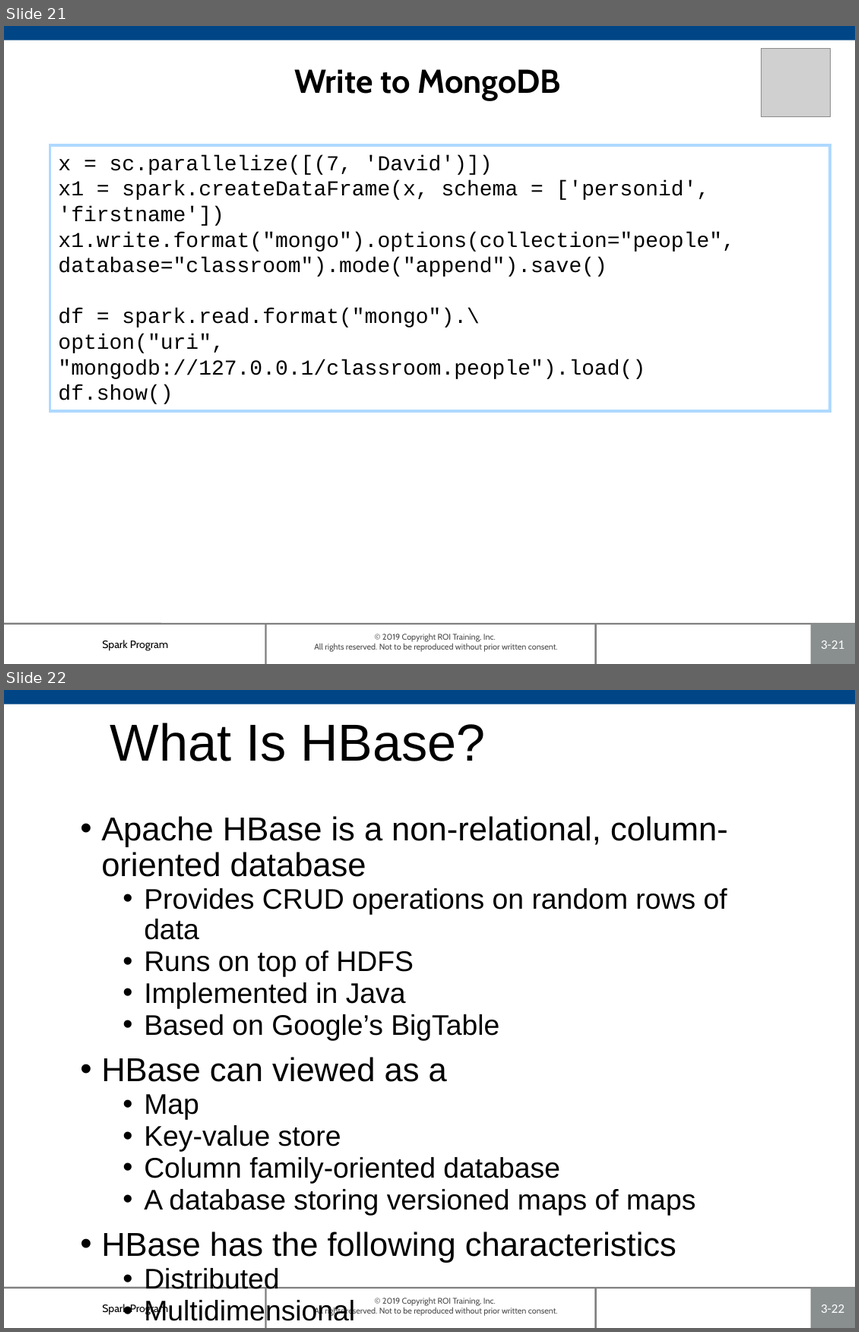
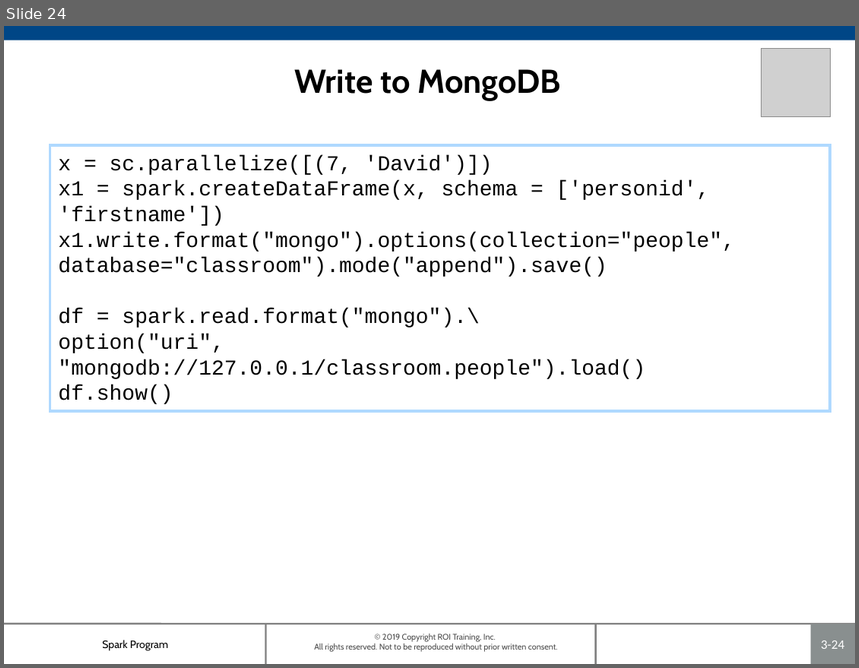
Before and after one commit to roitraining/SparkProgram, a slide deck: Day4/Ch05_NoSQL.pptx. Shown one above the other, each under a label of ours: slides 21 and 22 before the commit, slide 24 after it. The pictures are 859x1332 and 859x668 pixels, drawn with LibreOffice and Linux fonts; fonts in the diff are those of the drawing; grey boxes stand for pictures; background and template pictures are left out. Boxes give left, top, right and bottom in pixels: in the first picture for what was removed or moved away, otherwise in the second. Text is boxed around its words. In the diff, an @@ line names an element or a change of style, - is before the commit and + after.

```diff
--- a/Day4/Ch05_NoSQL.pptx
+++ b/Day4/Ch05_NoSQL.pptx
@@ slide 22 removed at <box>4,690,855,1328</box>, background #FFFFFF; not listed: 7 template elements that a slide beside it also shows @@
@@ title removed at <box>110,723,485,761</box> @@
-What Is HBase?
@@ text removed at <box>101,816,728,1263</box> @@
-• Apache HBase is a non-relational, column-oriented database
-  • Provides CRUD operations on random rows of data
-  • Runs on top of HDFS
-  • Implemented in Java
-  • Based on Google’s BigTable
-• HBase can viewed as a
-  • Map
-  • Key-value store
-  • Column family-oriented database
-  • A database storing versioned maps of maps
-• HBase has the following characteristics
-  • Distributed
-  • Multidimensional
-  • Sorted
-  • Sparse
-  • Persistent
@@ what was slide 21 is now slide 24 @@
@@ page number at <box>821,641,845,649</box>: text changed @@
-3-21
+3-24
```
Also in this commit, not shown: 5 slides added, 2 other slides removed.
